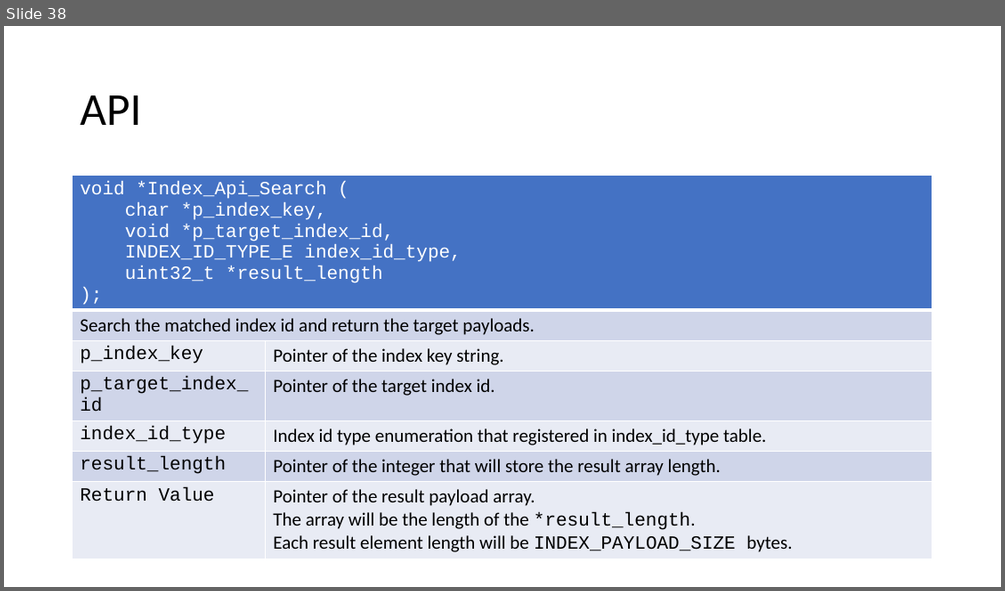
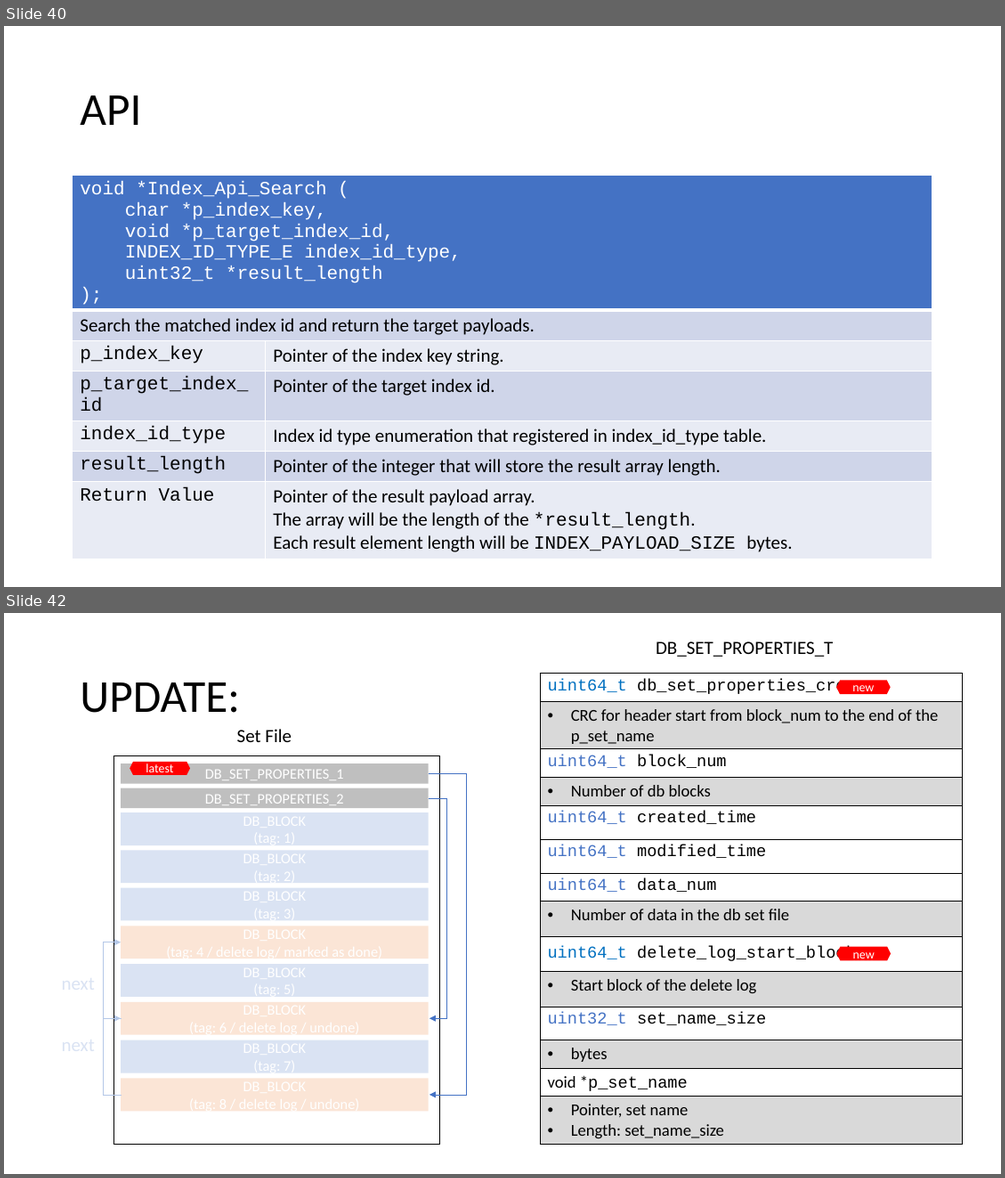
Before and after one commit to Mutationeme/FacileDB, a slide deck: FacileDB.pptx. Shown one above the other, each under a label of ours: slide 38 before the commit, slides 40 and 42 after it; the slides between them are not shown. The pictures are 1005x591 and 1005x1178 pixels, drawn with LibreOffice and Linux fonts; fonts in the diff are those of the drawing. Boxes give left, top, right and bottom in pixels: in the first picture for what was removed or moved away, otherwise in the second. Text is boxed around its words. In the diff, an @@ line names an element or a change of style, - is before the commit and + after.

Commit message:
change insert data structure to linked list

```diff
--- a/FacileDB.pptx
+++ b/FacileDB.pptx
@@ slide 42 added at (4, 613, 1001, 1174), background #FFFFFF @@
@@ text added at (655, 641, 833, 657), 18 pt, text #000000 @@
+DB_SET_PROPERTIES_T
@@ title added at (80, 682, 240, 713), 44 pt, text #000000 @@
+UPDATE:
@@ table added at (540, 673, 962, 1144), 14 rows, 1 columns @@
+uint64_t db_set_properties_crc
+CRC for header start from block_num to the end of the p_set_name
+uint64_t block_num
+Number of db blocks
+uint64_t created_time
+uint64_t modified_time
+uint64_t data_num
+Number of data in the db set file
+uint64_t delete_log_start_block
+Start block of the delete log
+uint32_t set_name_size
+bytes
+void *p_set_name
+Pointer, set name / Length: set_name_size
@@ hexagon added at (836, 681, 890, 695), fill #FF0000, 12 pt, text #FFFFFF @@
+new
@@ text added at (237, 729, 291, 742), 18 pt, text #000000 @@
+Set File
@@ snip round rect added at (114, 755, 440, 1144), fill #FFFFFF, outline #000000 1 pt @@
@@ snip rect added at (121, 763, 429, 784), fill #BFBFBF, 14 pt, text #FFFFFF @@
+DB_SET_PROPERTIES_1
@@ hexagon added at (129, 762, 190, 775), fill #FF0000, 12 pt, text #FFFFFF @@
+latest
@@ snip rect added at (121, 788, 429, 808), fill #BFBFBF, 14 pt, text #FFFFFF @@
+DB_SET_PROPERTIES_2
@@ elbow arrow added from (429, 774) to (429, 1094), #4472C4 0.5 pt @@
@@ elbow arrow added from (429, 798) to (429, 1018), #4472C4 0.5 pt @@
@@ rectangle added at (121, 812, 429, 845), fill #DAE3F3 @@
@@ rectangle added at (121, 850, 429, 883), fill #DAE3F3 @@
@@ rectangle added at (121, 887, 429, 920), fill #DAE3F3 @@
@@ rectangle added at (121, 925, 429, 958), fill #FBE5D6 @@
@@ elbow arrow added from (121, 1018) to (121, 942), #B4C7E7 0.5 pt @@
@@ hexagon added at (837, 947, 890, 961), fill #FF0000, 12 pt, text #FFFFFF @@
+new
@@ rectangle added at (121, 964, 429, 997), fill #DAE3F3 @@
@@ rectangle added at (121, 1002, 429, 1035), fill #FBE5D6 @@
@@ elbow arrow added from (121, 1094) to (121, 1018), #B4C7E7 0.5 pt @@
@@ rectangle added at (121, 1040, 429, 1073), fill #DAE3F3 @@
@@ rectangle added at (121, 1078, 429, 1111), fill #FBE5D6 @@
@@ what was slide 38 is now slide 40 @@
```
Also in this commit, not shown: 2 slides changed, 3 other slides added, 8 other files.
